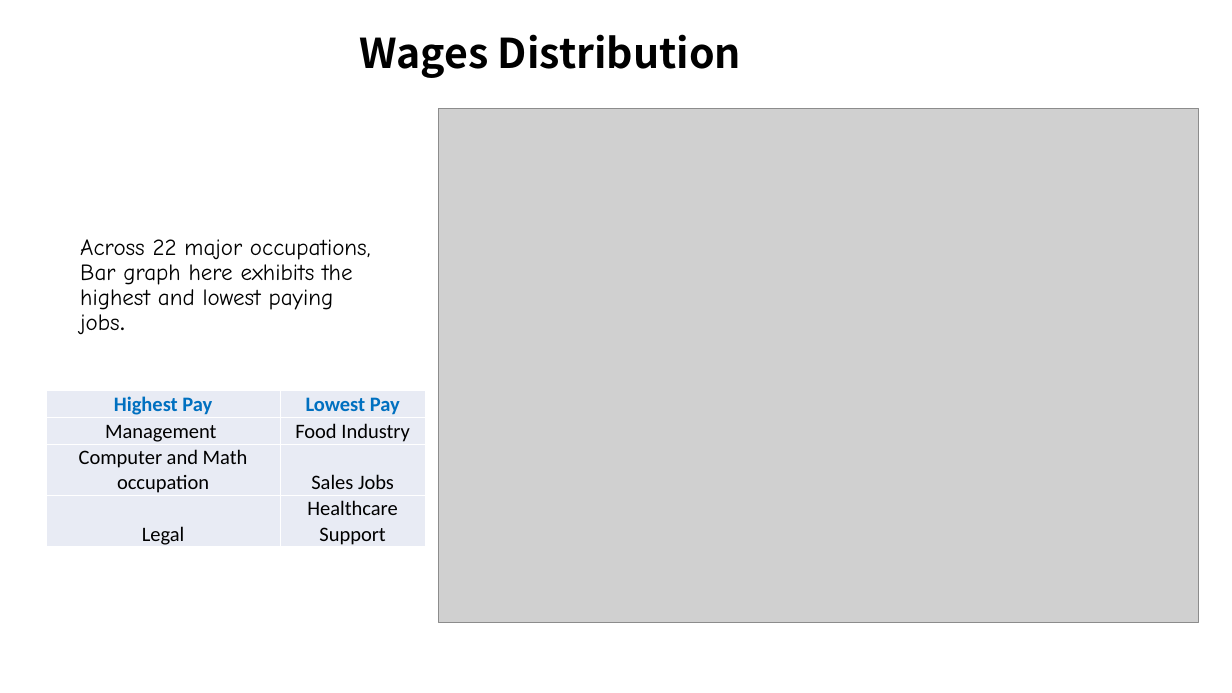
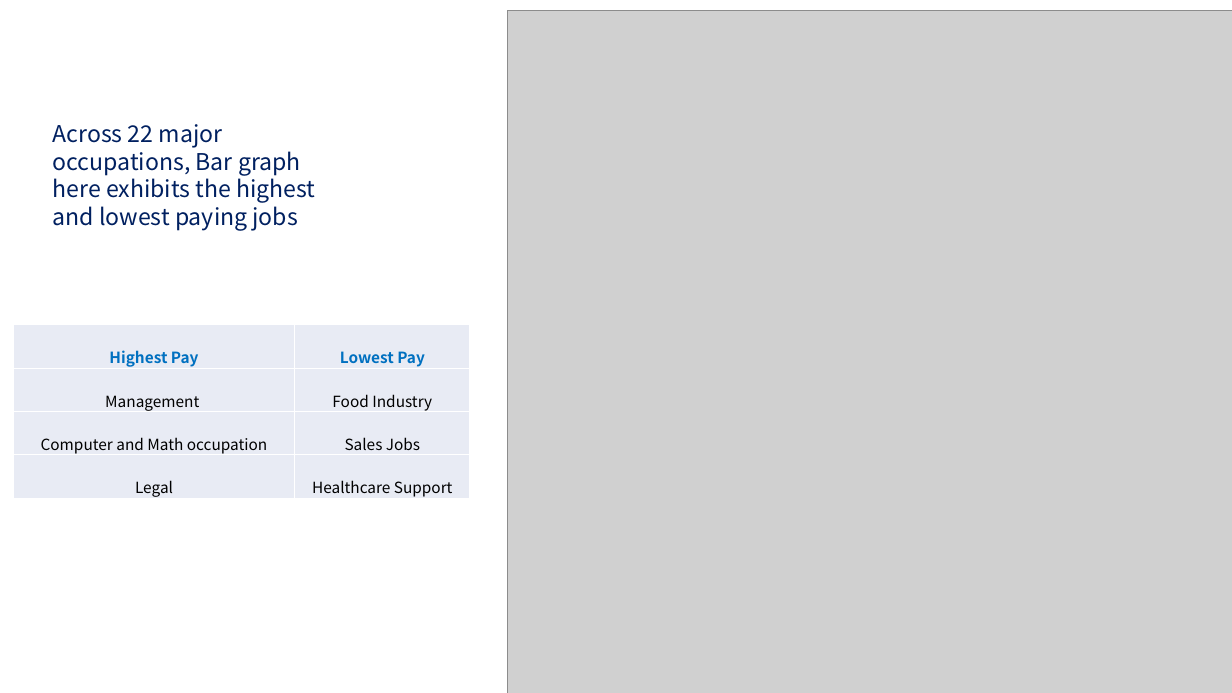
Before and after one commit to vinaya-kusuma/Project1, a slide deck: slide 13 of Project1.pptx. Drawn at 1232x693 pixels with LibreOffice and Linux fonts; fonts in the diff are those of the drawing; grey boxes stand for pictures. Boxes give left, top, right and bottom in pixels: in the first picture for what was removed or moved away, otherwise in the second. Text is boxed around its words. In the diff, an @@ line names an element or a change of style, - is before the commit and + after.

Commit message:
Added the final slides

```diff
--- a/Project1.pptx
+++ b/Project1.pptx
@@ picture: place and size @@
-picture at bbox=[438, 108, 1199, 623]
+picture at bbox=[508, 10, 1232, 693]
@@ text removed at bbox=[359, 34, 741, 78] @@
-Wages Distribution
@@ text at bbox=[53, 124, 315, 231]: text changed; font Comic Neue to Noto Sans CJK JP; text colour #000000 to #002060 @@
-Across 22 major occupations, Bar graph here exhibits the highest and lowest paying jobs.
+Across 22 major occupations, Bar graph here exhibits the highest and lowest paying jobs
@@ table at bbox=[13, 324, 470, 501] @@
@@ size 16 to 12 pt, font Calibri to Noto Sans CJK JP @@
@@ table: place and size @@
-table at bbox=[46, 390, 425, 549]
+table at bbox=[13, 324, 470, 501]
```
Also in this commit, not shown: 3 other slides changed, 2 slides added.
